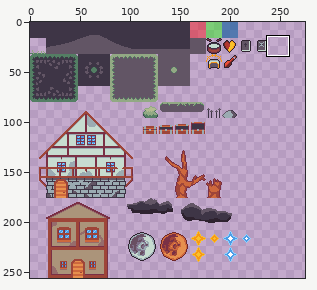
Pixel-art file: Assets/Maps/Tileset.aseprite. The first picture is a wide view before the edit; the outline marks the close-up.
Close-up. The starting point:
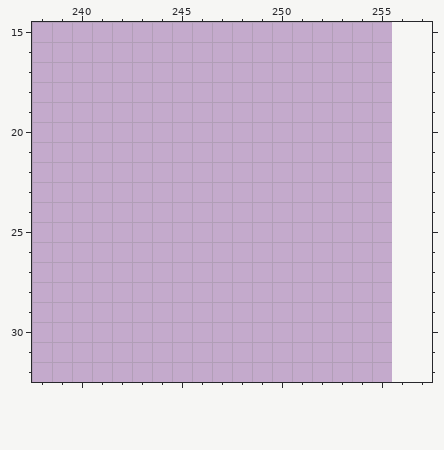
256x256 pixels, 1 frame. Pixels under 10% opacity are left out. Shown: x 238..257, y 15..32. The old version is drawn lined up with the new one, on the new canvas. The wide view leaves out empty margins. The commit also changed other parts of the picture, which this record leaves out.
New version:
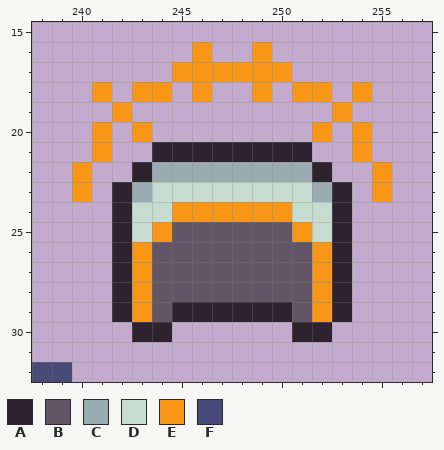
Palette (. is transparent): A #2e222f  B #625565  C #9babb2  D #c7dcd0  E #f79617  F #484a77
The edit:
canvas 256x256 -> 448x256
Changed rows in their new state; - is an unchanged pixel.
first column x 238:
16 --------E--E------
17 -------EEEEEE-----
18 ---E-EE-E--E-EE-E-
19 ----E----------E--
20 ---E-E--------E-E-
21 ---E--AAAAAAAA--E-
22 --E--ACCCCCCCCA--E
23 --E-ACDDDDDDDDCA-E
24 ----ADDEEEEEEDDA--
25 ----ADEBBBBBBEDA--
26 ----AEBBBBBBBBEA--
27 ----AEBBBBBBBBEA--
28 ----AEBBBBBBBBEA--
29 ----AEBAAAAAABEA--
30 -----AA------AA---
32 FF----------------
